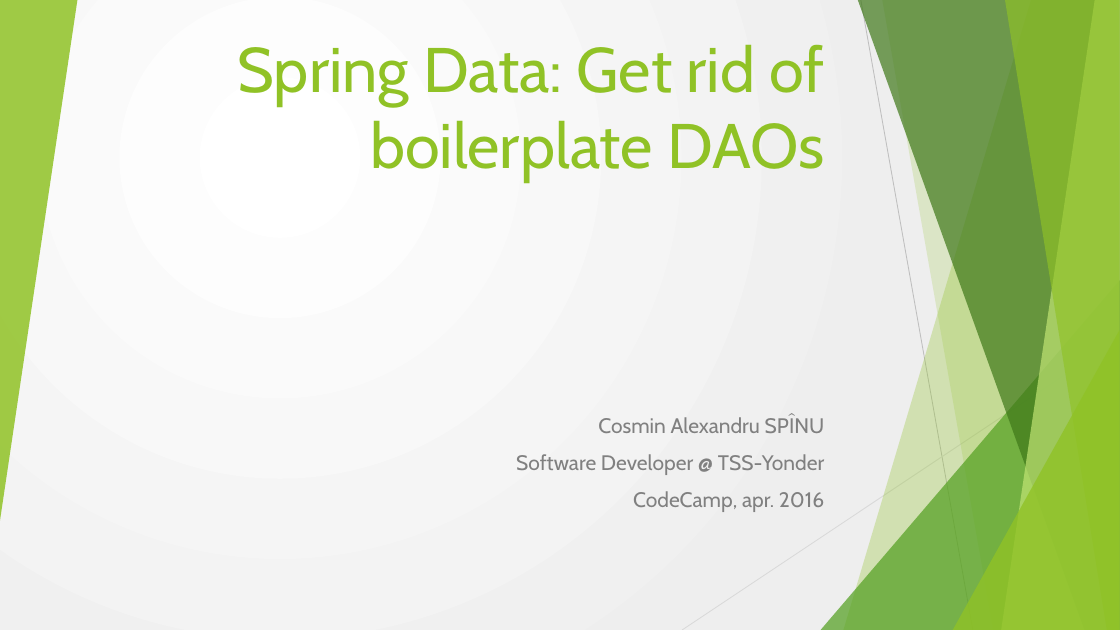
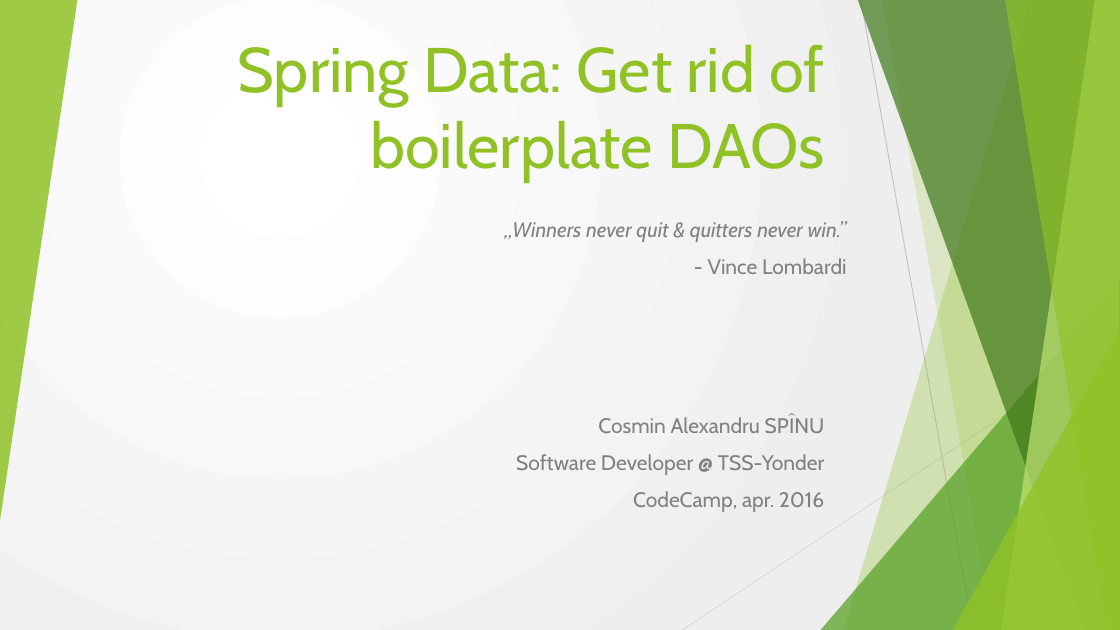
Before and after one commit to cosminspn/cc-apr-2016, a slide deck: slide 1 of documents/Prezentare/cc-2016-spring-data.pptx. Drawn at 1120x630 pixels with LibreOffice and Linux fonts; fonts in the diff are those of the drawing. Boxes give left, top, right and bottom in pixels: in the first picture for what was removed or moved away, otherwise in the second. Text is boxed around its words. In the diff, an @@ line names an element or a change of style, - is before the commit and + after.

Commit message:
dsd

```diff
--- a/documents/Prezentare/cc-2016-spring-data.pptx
+++ b/documents/Prezentare/cc-2016-spring-data.pptx
@@ text added at (504, 221, 847, 274), 18 pt, text #808080, italic @@
+„Winners never quit & quitters never win.”
+- Vince Lombardi
```
